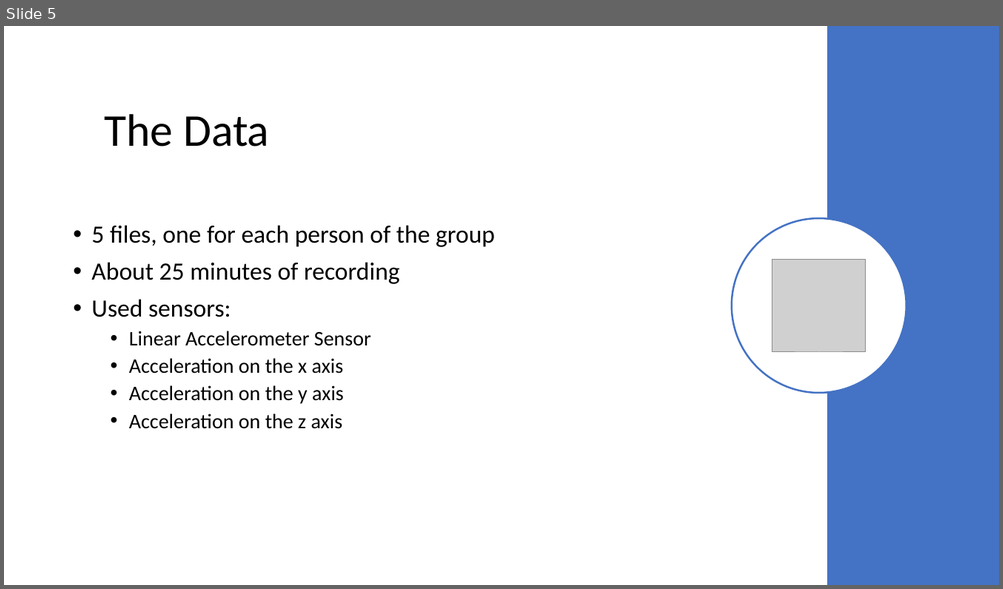
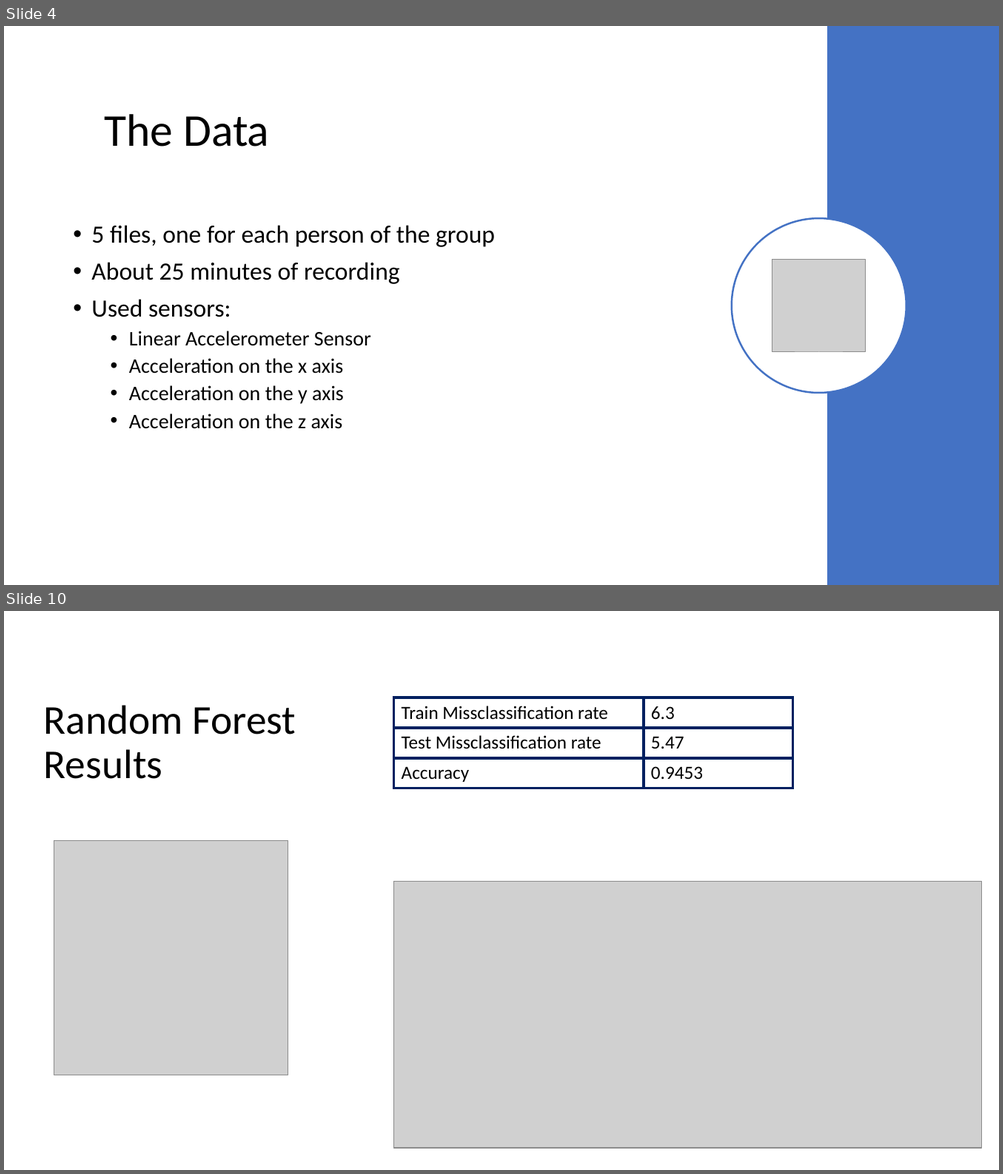
Before and after one commit to cerniello/WalkingPatternClassification_SL, a slide deck: Presentation Group 13.pptx. Shown one above the other, each under a label of ours: slide 5 before the commit, slides 4 and 10 after it; the slides between them are not shown. The pictures are 1003x589 and 1003x1174 pixels, drawn with LibreOffice and Linux fonts; fonts in the diff are those of the drawing; grey boxes stand for pictures. Boxes give left, top, right and bottom in pixels: in the first picture for what was removed or moved away, otherwise in the second. Text is boxed around its words. In the diff, an @@ line names an element or a change of style, - is before the commit and + after.

```diff
--- a/Presentation Group 13.pptx
+++ b/Presentation Group 13.pptx
@@ slide 10 added at (x1=4, y1=611, x2=999, y2=1170), background #FFFFFF @@
@@ table added at (x1=393, y1=698, x2=793, y2=789), 3 rows, 2 columns @@
+Train Missclassification rate | 6.3
+Test Missclassification rate | 5.47
+Accuracy | 0.9453
@@ title added at (x1=44, y1=705, x2=296, y2=779), 39.6 pt, text #000000 @@
+Random Forest
+Results
@@ picture added at (x1=54, y1=841, x2=288, y2=1075) @@
@@ picture added at (x1=393, y1=882, x2=982, y2=1148) @@
@@ what was slide 5 is now slide 4 @@
```
Also in this commit, not shown: 1 slide changed, 16 other slides added, 8 slides removed.
